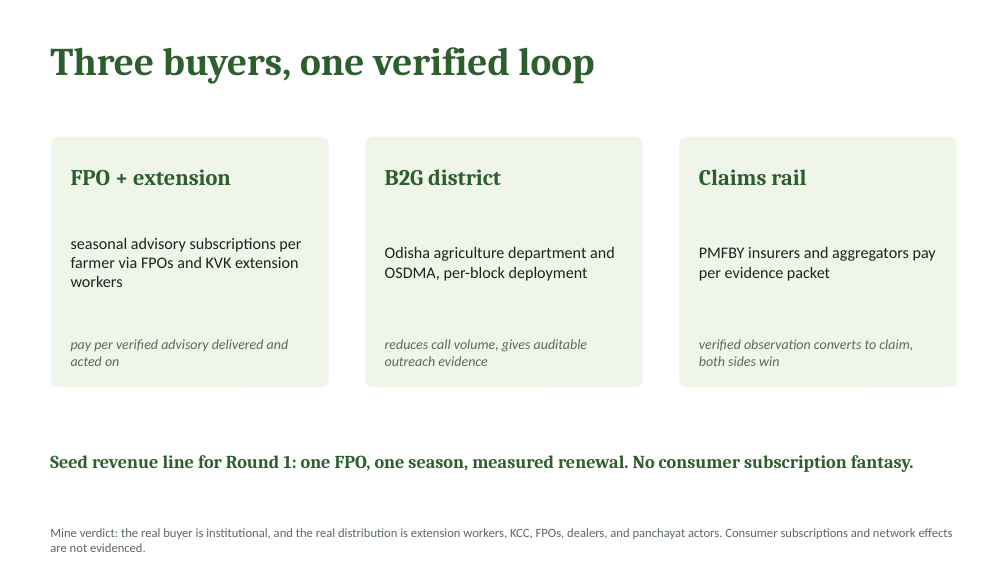
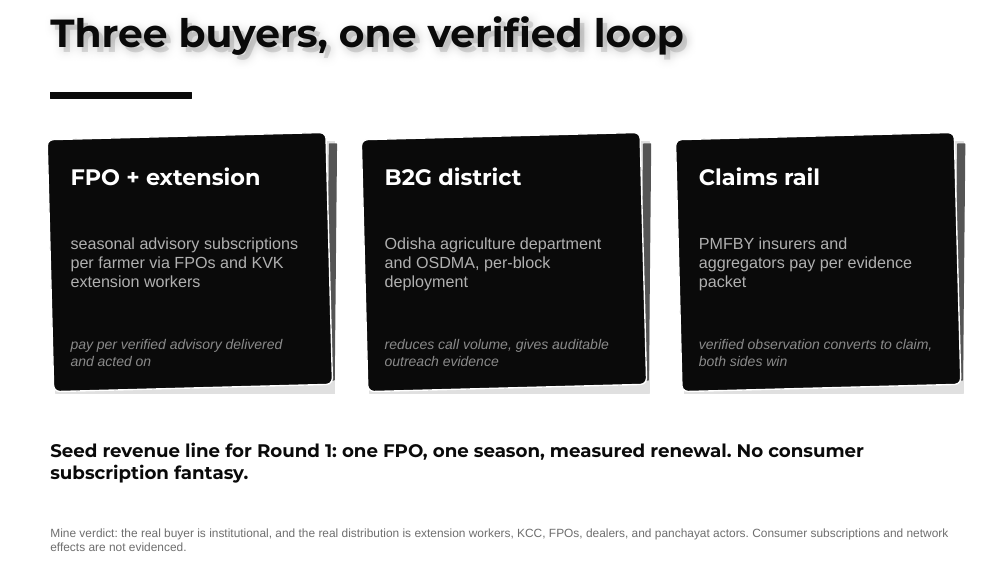
Before and after one commit to harshgounder/craft-n-code, a slide deck: slide 8 of scaffold/deck/KrishiSetu-Round0-20260816.pptx. Drawn at 1008x567 pixels with LibreOffice and Linux fonts; fonts in the diff are those of the drawing. Boxes give left, top, right and bottom in pixels: in the first picture for what was removed or moved away, otherwise in the second. Text is boxed around its words. In the diff, an @@ line names an element or a change of style, - is before the commit and + after.

Commit message:
window-d: T1 deck restyle (black/white/bold/3D, content-identical, 11 slides verified), T2 fresh-eyes audit (16 PASS/10 FLAG, PMFBY resolved by 2fd5c56), T3 submission kit (judge README, zip recipe, 17:20 checklist), EVIDENCE-INDEX em dash + THE-PLAN harness fixed in research-inputs copies

```diff
--- a/scaffold/deck/KrishiSetu-Round0-20260816.pptx
+++ b/scaffold/deck/KrishiSetu-Round0-20260816.pptx
@@ text added at bbox=[50, 16, 688, 55], 28 pt, text #0A0A0A, bold @@
+Three buyers, one verified loop
@@ text "Three buyers, one verified loop" at bbox=[55, 16, 684, 55]: font Cambria to Montserrat, text colour #2C5F2D to #E0E0E0 @@
@@ rectangle added at bbox=[50, 93, 192, 99], fill #0A0A0A, outline #0A0A0A 1 pt @@
@@ rectangle added at bbox=[56, 142, 336, 394], fill #E0E0E0, outline #E0E0E0 1 pt @@
@@ parallelogram added at bbox=[328, 144, 337, 380], fill #555555, outline #555555 1 pt @@
@@ rectangle added at bbox=[370, 142, 649, 394], fill #E0E0E0, outline #E0E0E0 1 pt @@
@@ parallelogram added at bbox=[641, 144, 650, 380], fill #555555, outline #555555 1 pt @@
@@ fill #F0F5EA to #0A0A0A; proportions changed; rotation 0 to 358 degrees in 3 elements at bbox=[47, 132, 333, 392], bbox=[362, 132, 647, 392], bbox=[675, 132, 961, 392] @@
@@ rectangle added at bbox=[684, 142, 964, 394], fill #E0E0E0, outline #E0E0E0 1 pt @@
@@ parallelogram added at bbox=[956, 144, 965, 380], fill #555555, outline #555555 1 pt @@
@@ font Cambria to Montserrat, text colour #2C5F2D to #FFFFFF in 3 elements at bbox=[71, 167, 261, 186], bbox=[385, 167, 521, 186], bbox=[699, 167, 820, 186] @@
@@ font Calibri to Arial, text colour #212121 to #B0B0B0 in 3 elements at bbox=[71, 237, 298, 287], bbox=[385, 237, 602, 291], bbox=[699, 237, 913, 291] @@
@@ font Calibri to Arial, text colour #5A6B5A to #8A8A8A in 3 elements at bbox=[71, 339, 283, 366], bbox=[385, 339, 609, 366], bbox=[699, 339, 932, 366] @@
@@ text "Seed revenue line for Round ..." at bbox=[50, 442, 864, 483]: font Cambria to Montserrat, text colour #2C5F2D to #0A0A0A @@
@@ text "Mine verdict: the real buyer ..." at bbox=[50, 528, 949, 551]: size 9 to 8.5 pt, font Calibri to Arial, text colour #5A6B5A to #6E6E6E @@
```
Also in this commit, not shown: 10 other slides changed, 8 other files.
